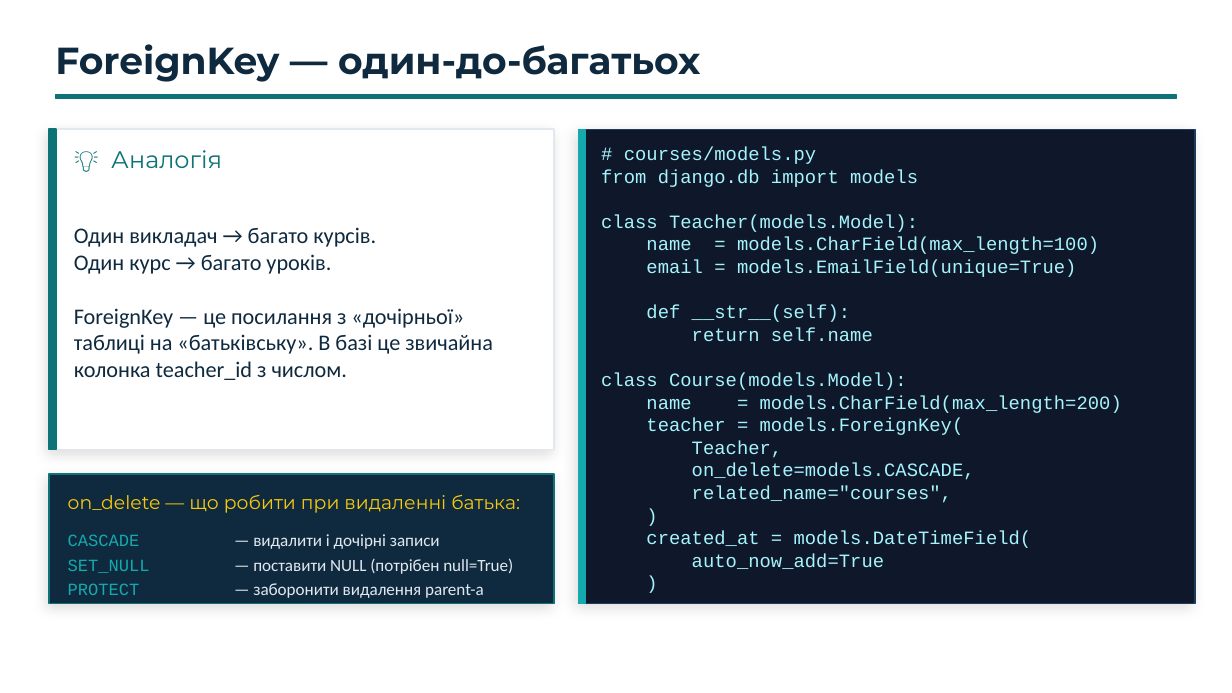
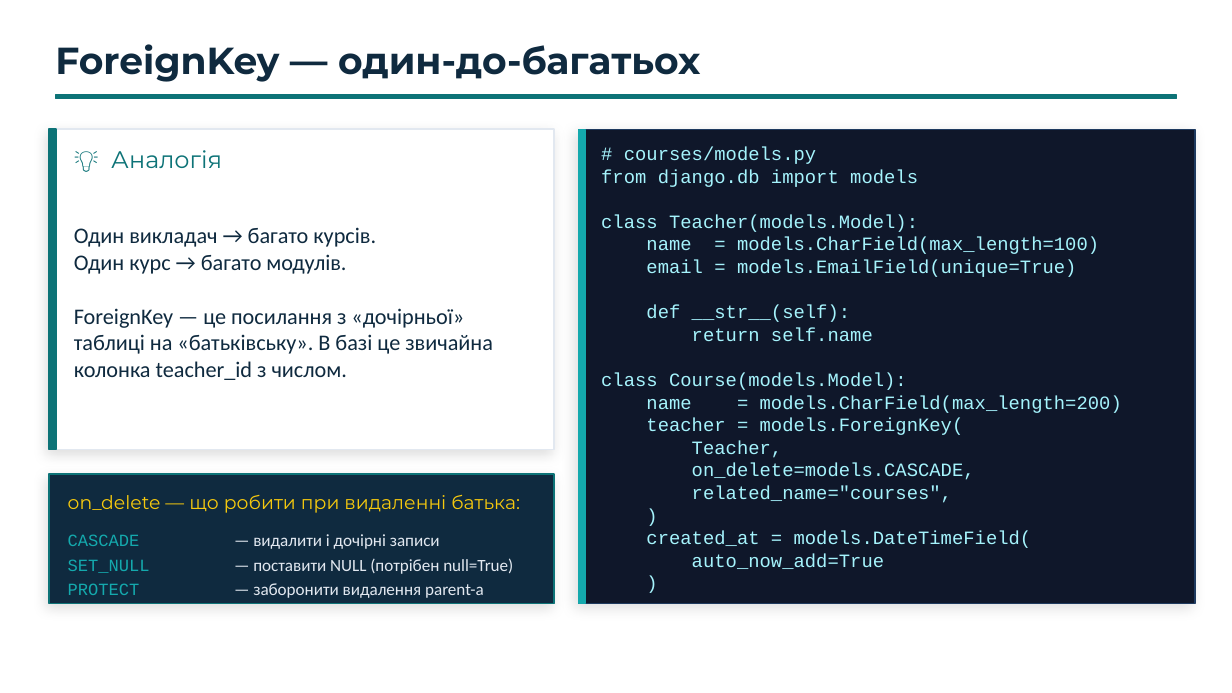
Before and after one commit to dmitriy-shtefan/python-web, a slide deck: slide 15 of заняття_8_django_orm_cbv/презентація/django_orm_lesson.pptx. Drawn at 1232x693 pixels with LibreOffice and Linux fonts; fonts in the diff are those of the drawing. Boxes give left, top, right and bottom in pixels: in the first picture for what was removed or moved away, otherwise in the second. Text is boxed around its words. In the diff, an @@ line names an element or a change of style, - is before the commit and + after.

```diff
--- a/заняття_8_django_orm_cbv/презентація/django_orm_lesson.pptx
+++ b/заняття_8_django_orm_cbv/презентація/django_orm_lesson.pptx
@@ text at (74,254,346,274): text changed @@
-Один курс → багато уроків.
+Один курс → багато модулів.
```
Also in this commit, not shown: 3 other slides changed.
